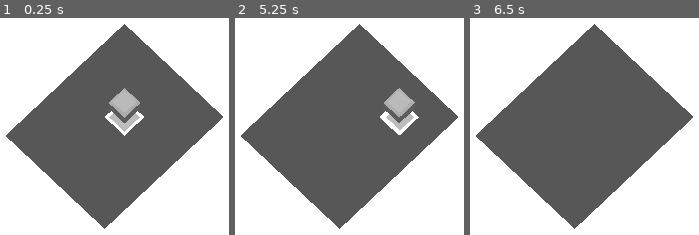
Above: before the commit, frames 1-3 (left to right).
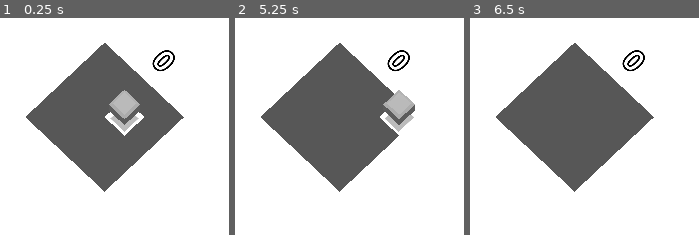
Above: after the commit, the same moments.

Repository: AlnisS/loop-stuff
Game: Godot game, scene res://main.tscn
Two runs of this game, one before a commit and one after it. Both use one fixed random seed, a clock stepped at 60 frames per second and the inputs below.
Inputs (mouse positions are in pixels of both pictures, inside the frame that each line leads up to):
- Up to frame 1 (0.25 s): no input
- Up to frame 2 (5.25 s): tap Enter at 0.5, 2, 3.5 s; move the mouse to (outside the picture) at 0.52 s; click (outside the picture) at 0.6 s; tap Space at 1.25, 2.75, 4.25 s; move the mouse to (outside the picture) at 1.27 s; click (outside the picture) at 1.35 s; move the mouse to (438, 24) at 2.02 s; click (438, 24) at 2.1 s; move the mouse to (319, 213) at 2.77 s; click (319, 213) at 2.85 s; move the mouse to (outside the picture) at 3.52 s; click (outside the picture) at 3.6 s; move the mouse to (outside the picture) at 4.27 s; click (outside the picture) at 4.35 s; move the mouse to (399, 124) at 5.02 s; click (399, 124) at 5.1 s
- Up to frame 3 (6.5 s): move the mouse to (outside the picture) at 5.77 s; click (outside the picture) at 5.85 s

The runs differ from the first frame. In frame 1, 21% of the frame differs, in the area x 2-98%, y 2-98%; in frame 2, 21%; in frame 3, 21%.

Commit message:
Janky level navigation
- Two levels
- Next/back buttons
- Checking for level completion

Diff:
--- a/main.gd
+++ b/main.gd
@@ -8,6 +8,21 @@
 var dloop: Node3D = null
 var is_drawing_loop := false
 var next_color = 1
+var remaining_tiles = -1
+
+var hovered_button = null
+
+@onready var level = $Levels/Level1
+
+
+
+const FOLLOW_SPEED = 4.0
+
+func _process(delta):
+	# https://docs.godotengine.org/en/4.4/tutorials/math/interpolation.html#smoothing-motion
+	var target_pos = level.position
+	var weight = 1 - exp(-FOLLOW_SPEED * delta)
+	$CameraBase.position = $CameraBase.position.lerp(target_pos, weight)
 
 func _physics_process(delta):
 	update_hovered_tile()
@@ -22,8 +37,8 @@
 			dloop.z1 = hovered_tile.position.z
 			dloop.z2 = hovered_tile.position.z
 			dloop.color = 0  # gray
-			dloop.position.y = 0.2
-			$Level/Loops.add_child(dloop)
+			dloop.position = Vector3(0.02, 0.1, 0.02)
+			level.get_node("Loops").add_child(dloop)
 		if !is_drawing_loop:
 			dloop.x1 = hovered_tile.position.x
 			dloop.z1 = hovered_tile.position.z
@@ -31,19 +46,18 @@
 		dloop.z2 = hovered_tile.position.z
 
 	if Input.is_action_just_released("click"):
-		# TODO: does this always clean up properly?
 		is_drawing_loop = false
 		if dloop:
 			if is_dloop_valid():
 				remove_overlapping_loops()
 				advance_next_color()
-				dloop.position.y = 0
+				dloop.position = Vector3.ZERO
 				dloop = null
 			else:
 				dloop.queue_free()
 				dloop = null
 
-	# remove placeholder loop when mouse isn't over a tile
+	# remove placeholder point-loop when mouse isn't over a tile
 	if !hovered_tile and !is_drawing_loop and dloop:
 		dloop.queue_free()
 		dloop = null
@@ -53,9 +67,27 @@
 			dloop.color = next_color
 		else:
 			dloop.color = 0
-	# TODO: check loop validity & color based on whether it is OK
 
 	recalculate_covered_tiles()
+	recalculate_score()
+
+	if Input.is_action_just_pressed("click"):
+		if hovered_button == "Back":
+			level = level.get_parent().get_child(level.get_index() - 1)
+
+	var next_button = null
+	for node in level.get_children():
+		if node.name.begins_with("Next"):
+			next_button = node
+			break
+
+	if remaining_tiles == 0:
+		next_button.show()
+		if Input.is_action_just_pressed("click"):
+			if hovered_button == "Next":
+				level = level.get_parent().get_child(level.get_index() + 1)
+	else:
+		next_button.hide()
 
 func is_dloop_valid() -> bool:
 	if abs(dloop.x1 - dloop.x2) < 0.9:
@@ -67,7 +99,7 @@
 func remove_overlapping_loops():
 	if dloop:
 		var d_points = dloop.get_points()
-		for l in $Level/Loops.get_children():
+		for l in level.get_node("Loops").get_children():
 			if dloop != l:
 				remove_if_overlaps(l, d_points)
 
@@ -85,18 +117,33 @@
 
 func recalculate_covered_tiles():
 	var covered = []
-	for loop in $Level/Loops.get_children():
+	for loop in level.get_node("Loops").get_children():
 		covered.append_array(loop.get_points())
-	for tile in $Level/Tiles.get_children():
+	for tile in level.get_node("Tiles").get_children():
 		tile.covered = false
 		for point in covered:
 			if is_equal_approx(point.x, tile.position.x) and is_equal_approx(point.z, tile.position.z):
 				tile.covered = true
 				break
+	remaining_tiles = 0
+	for tile in level.get_node("Tiles").get_children():
+		if !tile.covered:
+			remaining_tiles += 1
+
+func recalculate_score():
+	var score = 0.0
+	for loop in level.get_node("Loops").get_children():
+		if is_equal_approx(loop.x1, loop.x2) or is_equal_approx(loop.z1, loop.z2):
+			continue
+		var w = round(abs(loop.x1 - loop.x2))
+		var h = round(abs(loop.z1 - loop.z2))
+		var a = (w - 1) * (h - 1)
+		score += a
+	level.get_node("Score").text = str(int(round(score)))
 
 func update_hovered_tile():
 	var space_state = get_world_3d().direct_space_state
-	var cam = $Camera3D
+	var cam = %Camera3D
 	var mousepos = get_viewport().get_mouse_position()
 
 	var origin = cam.project_ray_origin(mousepos)
@@ -104,9 +151,14 @@
 	var query = PhysicsRayQueryParameters3D.create(origin, end)
 
 	var result = space_state.intersect_ray(query)
+	hovered_tile = null
+	hovered_button = null
 	if result:
 		var collider: StaticBody3D = result.collider
-		var tile: Node3D = collider.get_parent()
-		hovered_tile = tile
-	else:
-		hovered_tile = null
+		if collider.collision_layer & 1:
+			var tile: Node3D = collider.get_parent()
+			hovered_tile = tile
+
+		if collider.collision_layer & 2:
+			var label: Label3D = collider.get_parent()
+			hovered_button = label.name
--- a/main.tscn
+++ b/main.tscn
@@ -14,10 +14,16 @@
 [sub_resource type="PlaneMesh" id="PlaneMesh_7dm0k"]
 size = Vector2(32, 32)
 
+[sub_resource type="BoxShape3D" id="BoxShape3D_h2yge"]
+size = Vector3(1.67993, 0.159912, 1.38965)
+
 [node name="Main" type="Node3D" groups=["main"]]
 script = ExtResource("1_h2yge")
 
-[node name="Camera3D" type="Camera3D" parent="."]
+[node name="CameraBase" type="Node3D" parent="."]
+
+[node name="Camera3D" type="Camera3D" parent="CameraBase"]
+unique_name_in_owner = true
 transform = Transform3D(0.707107, -0.664463, 0.241845, 0, 0.34202, 0.939693, -0.707107, -0.664463, 0.241845, 3, 10, 3)
 projection = 1
 size = 16.0
@@ -97,97 +103,257 @@
 x1 = -3.0
 x2 = -4.0
 
-[node name="Level" type="Node3D" parent="."]
-
-[node name="Loops" type="Node3D" parent="Level"]
-
-[node name="Tiles" type="Node3D" parent="Level"]
-
-[node name="Tile1" parent="Level/Tiles" instance=ExtResource("2_0xm2m")]
+[node name="Levels" type="Node3D" parent="."]
+
+[node name="Level1" type="Node3D" parent="Levels"]
+
+[node name="Loops" type="Node3D" parent="Levels/Level1"]
+
+[node name="Tiles" type="Node3D" parent="Levels/Level1"]
+
+[node name="Tile6" parent="Levels/Level1/Tiles" instance=ExtResource("2_0xm2m")]
+transform = Transform3D(1, 0, 0, 0, 1, 0, 0, 0, 1, -2, 0, -1)
+
+[node name="Tile7" parent="Levels/Level1/Tiles" instance=ExtResource("2_0xm2m")]
+transform = Transform3D(1, 0, 0, 0, 1, 0, 0, 0, 1, -1, 0, -1)
+
+[node name="Tile8" parent="Levels/Level1/Tiles" instance=ExtResource("2_0xm2m")]
+transform = Transform3D(1, 0, 0, 0, 1, 0, 0, 0, 1, 0, 0, -1)
+
+[node name="Tile9" parent="Levels/Level1/Tiles" instance=ExtResource("2_0xm2m")]
+transform = Transform3D(1, 0, 0, 0, 1, 0, 0, 0, 1, 1, 0, -1)
+
+[node name="Tile11" parent="Levels/Level1/Tiles" instance=ExtResource("2_0xm2m")]
+transform = Transform3D(1, 0, 0, 0, 1, 0, 0, 0, 1, -2, 0, 0)
+
+[node name="Tile12" parent="Levels/Level1/Tiles" instance=ExtResource("2_0xm2m")]
+transform = Transform3D(1, 0, 0, 0, 1, 0, 0, 0, 1, -1, 0, 0)
+
+[node name="Tile13" parent="Levels/Level1/Tiles" instance=ExtResource("2_0xm2m")]
+
+[node name="Tile14" parent="Levels/Level1/Tiles" instance=ExtResource("2_0xm2m")]
+transform = Transform3D(1, 0, 0, 0, 1, 0, 0, 0, 1, 1, 0, 0)
+
+[node name="Tile16" parent="Levels/Level1/Tiles" instance=ExtResource("2_0xm2m")]
+transform = Transform3D(1, 0, 0, 0, 1, 0, 0, 0, 1, -2, 0, 1)
+
+[node name="Tile17" parent="Levels/Level1/Tiles" instance=ExtResource("2_0xm2m")]
+transform = Transform3D(1, 0, 0, 0, 1, 0, 0, 0, 1, -1, 0, 1)
+
+[node name="Tile18" parent="Levels/Level1/Tiles" instance=ExtResource("2_0xm2m")]
+transform = Transform3D(1, 0, 0, 0, 1, 0, 0, 0, 1, 0, 0, 1)
+
+[node name="Tile19" parent="Levels/Level1/Tiles" instance=ExtResource("2_0xm2m")]
+transform = Transform3D(1, 0, 0, 0, 1, 0, 0, 0, 1, 1, 0, 1)
+
+[node name="Tile21" parent="Levels/Level1/Tiles" instance=ExtResource("2_0xm2m")]
+transform = Transform3D(1, 0, 0, 0, 1, 0, 0, 0, 1, -2, 0, 2)
+
+[node name="Tile22" parent="Levels/Level1/Tiles" instance=ExtResource("2_0xm2m")]
+transform = Transform3D(1, 0, 0, 0, 1, 0, 0, 0, 1, -1, 0, 2)
+
+[node name="Tile23" parent="Levels/Level1/Tiles" instance=ExtResource("2_0xm2m")]
+transform = Transform3D(1, 0, 0, 0, 1, 0, 0, 0, 1, 0, 0, 2)
+
+[node name="Tile24" parent="Levels/Level1/Tiles" instance=ExtResource("2_0xm2m")]
+transform = Transform3D(1, 0, 0, 0, 1, 0, 0, 0, 1, 1, 0, 2)
+
+[node name="Tile31" parent="Levels/Level1/Tiles" instance=ExtResource("2_0xm2m")]
+transform = Transform3D(1, 0, 0, 0, 1, 0, 0, 0, 1, -2, 0, 2)
+
+[node name="Tile32" parent="Levels/Level1/Tiles" instance=ExtResource("2_0xm2m")]
+transform = Transform3D(1, 0, 0, 0, 1, 0, 0, 0, 1, -1, 0, 2)
+
+[node name="Tile33" parent="Levels/Level1/Tiles" instance=ExtResource("2_0xm2m")]
+transform = Transform3D(1, 0, 0, 0, 1, 0, 0, 0, 1, 0, 0, 2)
+
+[node name="Tile34" parent="Levels/Level1/Tiles" instance=ExtResource("2_0xm2m")]
+transform = Transform3D(1, 0, 0, 0, 1, 0, 0, 0, 1, 1, 0, 2)
+
+[node name="Score" type="Label3D" parent="Levels/Level1"]
+transform = Transform3D(1, 0, 0, 0, -4.37114e-08, 1, 0, -1, -4.37114e-08, -0.5, -0.9, -2.5)
+pixel_size = 0.008
+text = "0"
+font_size = 128
+outline_size = 32
+
+[node name="Next" type="Label3D" parent="Levels/Level1"]
+transform = Transform3D(1, 0, 0, 0, -4.37114e-08, 1, 0, -1, -4.37114e-08, 3, -0.9, 0)
+pixel_size = 0.01
+text = "»"
+font_size = 256
+outline_size = 32
+
+[node name="StaticBody3D" type="StaticBody3D" parent="Levels/Level1/Next"]
+transform = Transform3D(1, 0, 0, 0, -4.37114e-08, -1, 0, 1, -4.37114e-08, 0, 0, 0)
+collision_layer = 2
+collision_mask = 2
+
+[node name="CollisionShape3D" type="CollisionShape3D" parent="Levels/Level1/Next/StaticBody3D"]
+transform = Transform3D(1, 0, 0, 0, 1, 0, 0, 0, 1, 0, 0, 0.318359)
+shape = SubResource("BoxShape3D_h2yge")
+
+[node name="Level2" type="Node3D" parent="Levels"]
+transform = Transform3D(1, 0, 0, 0, 1, 0, 0, 0, 1, 25, 0, 0)
+
+[node name="Loops" type="Node3D" parent="Levels/Level2"]
+
+[node name="Tiles" type="Node3D" parent="Levels/Level2"]
+
+[node name="Tile1" parent="Levels/Level2/Tiles" instance=ExtResource("2_0xm2m")]
 transform = Transform3D(1, 0, 0, 0, 1, 0, 0, 0, 1, -2, 0, -2)
 
-[node name="Tile2" parent="Level/Tiles" instance=ExtResource("2_0xm2m")]
+[node name="Tile2" parent="Levels/Level2/Tiles" instance=ExtResource("2_0xm2m")]
 transform = Transform3D(1, 0, 0, 0, 1, 0, 0, 0, 1, -1, 0, -2)
 
-[node name="Tile3" parent="Level/Tiles" instance=ExtResource("2_0xm2m")]
+[node name="Tile3" parent="Levels/Level2/Tiles" instance=ExtResource("2_0xm2m")]
 transform = Transform3D(1, 0, 0, 0, 1, 0, 0, 0, 1, 0, 0, -2)
 
-[node name="Tile4" parent="Level/Tiles" instance=ExtResource("2_0xm2m")]
+[node name="Tile4" parent="Levels/Level2/Tiles" instance=ExtResource("2_0xm2m")]
 transform = Transform3D(1, 0, 0, 0, 1, 0, 0, 0, 1, 1, 0, -2)
 
-[node name="Tile5" parent="Level/Tiles" instance=ExtResource("2_0xm2m")]
+[node name="Tile5" parent="Levels/Level2/Tiles" instance=ExtResource("2_0xm2m")]
 transform = Transform3D(1, 0, 0, 0, 1, 0, 0, 0, 1, 2, 0, -2)
 
-[node name="Tile6" parent="Level/Tiles" instance=ExtResource("2_0xm2m")]
+[node name="Tile6" parent="Levels/Level2/Tiles" instance=ExtResource("2_0xm2m")]
 transform = Transform3D(1, 0, 0, 0, 1, 0, 0, 0, 1, -2, 0, -1)
 
-[node name="Tile7" parent="Level/Tiles" instance=ExtResource("2_0xm2m")]
+[node name="Tile7" parent="Levels/Level2/Tiles" instance=ExtResource("2_0xm2m")]
 transform = Transform3D(1, 0, 0, 0, 1, 0, 0, 0, 1, -1, 0, -1)
 
-[node name="Tile8" parent="Level/Tiles" instance=ExtResource("2_0xm2m")]
+[node name="Tile8" parent="Levels/Level2/Tiles" instance=ExtResource("2_0xm2m")]
 transform = Transform3D(1, 0, 0, 0, 1, 0, 0, 0, 1, 0, 0, -1)
 
-[node name="Tile9" parent="Level/Tiles" instance=ExtResource("2_0xm2m")]
+[node name="Tile9" parent="Levels/Level2/Tiles" instance=ExtResource("2_0xm2m")]
 transform = Transform3D(1, 0, 0, 0, 1, 0, 0, 0, 1, 1, 0, -1)
 
-[node name="Tile10" parent="Level/Tiles" instance=ExtResource("2_0xm2m")]
+[node name="Tile10" parent="Levels/Level2/Tiles" instance=ExtResource("2_0xm2m")]
 transform = Transform3D(1, 0, 0, 0, 1, 0, 0, 0, 1, 2, 0, -1)
 
-[node name="Tile11" parent="Level/Tiles" instance=ExtResource("2_0xm2m")]
+[node name="Tile11" parent="Levels/Level2/Tiles" instance=ExtResource("2_0xm2m")]
 transform = Transform3D(1, 0, 0, 0, 1, 0, 0, 0, 1, -2, 0, 0)
 
-[node name="Tile12" parent="Level/Tiles" instance=ExtResource("2_0xm2m")]
+[node name="Tile12" parent="Levels/Level2/Tiles" instance=ExtResource("2_0xm2m")]
 transform = Transform3D(1, 0, 0, 0, 1, 0, 0, 0, 1, -1, 0, 0)
 
-[node name="Tile13" parent="Level/Tiles" instance=ExtResource("2_0xm2m")]
-
-[node name="Tile14" parent="Level/Tiles" instance=ExtResource("2_0xm2m")]
+[node name="Tile13" parent="Levels/Level2/Tiles" instance=ExtResource("2_0xm2m")]
+
+[node name="Tile14" parent="Levels/Level2/Tiles" instance=ExtResource("2_0xm2m")]
 transform = Transform3D(1, 0, 0, 0, 1, 0, 0, 0, 1, 1, 0, 0)
 
-[node name="Tile15" parent="Level/Tiles" instance=ExtResource("2_0xm2m")]
+[node name="Tile15" parent="Levels/Level2/Tiles" instance=ExtResource("2_0xm2m")]
 transform = Transform3D(1, 0, 0, 0, 1, 0, 0, 0, 1, 2, 0, 0)
 
-[node name="Tile16" parent="Level/Tiles" instance=ExtResource("2_0xm2m")]
+[node name="Tile16" parent="Levels/Level2/Tiles" instance=ExtResource("2_0xm2m")]
 transform = Transform3D(1, 0, 0, 0, 1, 0, 0, 0, 1, -2, 0, 1)
 
-[node name="Tile17" parent="Level/Tiles" instance=ExtResource("2_0xm2m")]
+[node name="Tile17" parent="Levels/Level2/Tiles" instance=ExtResource("2_0xm2m")]
 transform = Transform3D(1, 0, 0, 0, 1, 0, 0, 0, 1, -1, 0, 1)
 
-[node name="Tile18" parent="Level/Tiles" instance=ExtResource("2_0xm2m")]
+[node name="Tile18" parent="Levels/Level2/Tiles" instance=ExtResource("2_0xm2m")]
 transform = Transform3D(1, 0, 0, 0, 1, 0, 0, 0, 1, 0, 0, 1)
 
-[node name="Tile19" parent="Level/Tiles" instance=ExtResource("2_0xm2m")]
+[node name="Tile19" parent="Levels/Level2/Tiles" instance=ExtResource("2_0xm2m")]
 transform = Transform3D(1, 0, 0, 0, 1, 0, 0, 0, 1, 1, 0, 1)
 
-[node name="Tile20" parent="Level/Tiles" instance=ExtResource("2_0xm2m")]
+[node name="Tile20" parent="Levels/Level2/Tiles" instance=ExtResource("2_0xm2m")]
 transform = Transform3D(1, 0, 0, 0, 1, 0, 0, 0, 1, 2, 0, 1)
 
-[node name="Tile21" parent="Level/Tiles" instance=ExtResource("2_0xm2m")]
+[node name="Tile21" parent="Levels/Level2/Tiles" instance=ExtResource("2_0xm2m")]
 transform = Transform3D(1, 0, 0, 0, 1, 0, 0, 0, 1, -2, 0, 2)
 
-[node name="Tile22" parent="Level/Tiles" instance=ExtResource("2_0xm2m")]
+[node name="Tile22" parent="Levels/Level2/Tiles" instance=ExtResource("2_0xm2m")]
 transform = Transform3D(1, 0, 0, 0, 1, 0, 0, 0, 1, -1, 0, 2)
 
-[node name="Tile23" parent="Level/Tiles" instance=ExtResource("2_0xm2m")]
+[node name="Tile23" parent="Levels/Level2/Tiles" instance=ExtResource("2_0xm2m")]
 transform = Transform3D(1, 0, 0, 0, 1, 0, 0, 0, 1, 0, 0, 2)
 
-[node name="Tile24" parent="Level/Tiles" instance=ExtResource("2_0xm2m")]
+[node name="Tile24" parent="Levels/Level2/Tiles" instance=ExtResource("2_0xm2m")]
 transform = Transform3D(1, 0, 0, 0, 1, 0, 0, 0, 1, 1, 0, 2)
 
-[node name="Tile25" parent="Level/Tiles" instance=ExtResource("2_0xm2m")]
+[node name="Tile25" parent="Levels/Level2/Tiles" instance=ExtResource("2_0xm2m")]
 transform = Transform3D(1, 0, 0, 0, 1, 0, 0, 0, 1, 2, 0, 2)
 
-[node name="Tile26" parent="Level/Tiles" instance=ExtResource("2_0xm2m")]
+[node name="Tile26" parent="Levels/Level2/Tiles" instance=ExtResource("2_0xm2m")]
 transform = Transform3D(1, 0, 0, 0, 1, 0, 0, 0, 1, -2, 0, 3)
 
-[node name="Tile27" parent="Level/Tiles" instance=ExtResource("2_0xm2m")]
+[node name="Tile27" parent="Levels/Level2/Tiles" instance=ExtResource("2_0xm2m")]
 transform = Transform3D(1, 0, 0, 0, 1, 0, 0, 0, 1, -1, 0, 3)
 
-[node name="Tile28" parent="Level/Tiles" instance=ExtResource("2_0xm2m")]
+[node name="Tile28" parent="Levels/Level2/Tiles" instance=ExtResource("2_0xm2m")]
 transform = Transform3D(1, 0, 0, 0, 1, 0, 0, 0, 1, 0, 0, 3)
 
-[node name="Tile29" parent="Level/Tiles" instance=ExtResource("2_0xm2m")]
+[node name="Tile29" parent="Levels/Level2/Tiles" instance=ExtResource("2_0xm2m")]
 transform = Transform3D(1, 0, 0, 0, 1, 0, 0, 0, 1, 1, 0, 3)
 
-[node name="Tile30" parent="Level/Tiles" instance=ExtResource("2_0xm2m")]
+[node name="Tile30" parent="Levels/Level2/Tiles" instance=ExtResource("2_0xm2m")]
 transform = Transform3D(1, 0, 0, 0, 1, 0, 0, 0, 1, 2, 0, 3)
+
+[node name="Tile31" parent="Levels/Level2/Tiles" instance=ExtResource("2_0xm2m")]
+transform = Transform3D(1, 0, 0, 0, 1, 0, 0, 0, 1, -2, 0, 2)
+
+[node name="Tile32" parent="Levels/Level2/Tiles" instance=ExtResource("2_0xm2m")]
+transform = Transform3D(1, 0, 0, 0, 1, 0, 0, 0, 1, -1, 0, 2)
+
+[node name="Tile33" parent="Levels/Level2/Tiles" instance=ExtResource("2_0xm2m")]
+transform = Transform3D(1, 0, 0, 0, 1, 0, 0, 0, 1, 0, 0, 2)
+
+[node name="Tile34" parent="Levels/Level2/Tiles" instance=ExtResource("2_0xm2m")]
+transform = Transform3D(1, 0, 0, 0, 1, 0, 0, 0, 1, 1, 0, 2)
+
+[node name="Tile35" parent="Levels/Level2/Tiles" instance=ExtResource("2_0xm2m")]
+transform = Transform3D(1, 0, 0, 0, 1, 0, 0, 0, 1, 2, 0, 2)
+
+[node name="Tile36" parent="Levels/Level2/Tiles" instance=ExtResource("2_0xm2m")]
+transform = Transform3D(1, 0, 0, 0, 1, 0, 0, 0, 1, -2, 0, 3)
+
+[node name="Tile37" parent="Levels/Level2/Tiles" instance=ExtResource("2_0xm2m")]
+transform = Transform3D(1, 0, 0, 0, 1, 0, 0, 0, 1, -1, 0, 3)
+
+[node name="Tile38" parent="Levels/Level2/Tiles" instance=ExtResource("2_0xm2m")]
+transform = Transform3D(1, 0, 0, 0, 1, 0, 0, 0, 1, 0, 0, 3)
+
+[node name="Tile39" parent="Levels/Level2/Tiles" instance=ExtResource("2_0xm2m")]
+transform = Transform3D(1, 0, 0, 0, 1, 0, 0, 0, 1, 1, 0, 3)
+
+[node name="Tile40" parent="Levels/Level2/Tiles" instance=ExtResource("2_0xm2m")]
+transform = Transform3D(1, 0, 0, 0, 1, 0, 0, 0, 1, 2, 0, 3)
+
+[node name="Score" type="Label3D" parent="Levels/Level2"]
+transform = Transform3D(1, 0, 0, 0, -4.37114e-08, 1, 0, -1, -4.37114e-08, 0, -0.9, -3.5)
+pixel_size = 0.008
+text = "0"
+font_size = 128
+outline_size = 32
+
+[node name="Back" type="Label3D" parent="Levels/Level2"]
+transform = Transform3D(1, 0, 0, 0, -4.37114e-08, 1, 0, -1, -4.37114e-08, -4, -0.9, 0)
+pixel_size = 0.01
+text = "«"
+font_size = 256
+outline_size = 32
+
+[node name="StaticBody3D" type="StaticBody3D" parent="Levels/Level2/Back"]
+transform = Transform3D(1, 0, 0, 0, -4.37114e-08, -1, 0, 1, -4.37114e-08, 0, 0, 0)
+collision_layer = 2
+collision_mask = 2
+
+[node name="CollisionShape3D" type="CollisionShape3D" parent="Levels/Level2/Back/StaticBody3D"]
+transform = Transform3D(1, 0, 0, 0, 1, 0, 0, 0, 1, 0, 0, 0.318359)
+shape = SubResource("BoxShape3D_h2yge")
+
+[node name="Next" type="Label3D" parent="Levels/Level2"]
+transform = Transform3D(1, 0, 0, 0, -4.37114e-08, 1, 0, -1, -4.37114e-08, 4, -0.9, 0)
+pixel_size = 0.01
+text = "»"
+font_size = 256
+outline_size = 32
+
+[node name="StaticBody3D" type="StaticBody3D" parent="Levels/Level2/Next"]
+transform = Transform3D(1, 0, 0, 0, -4.37114e-08, -1, 0, 1, -4.37114e-08, 0, 0, 0)
+collision_layer = 2
+collision_mask = 2
+
+[node name="CollisionShape3D" type="CollisionShape3D" parent="Levels/Level2/Next/StaticBody3D"]
+transform = Transform3D(1, 0, 0, 0, 1, 0, 0, 0, 1, 0, 0, 0.318359)
+shape = SubResource("BoxShape3D_h2yge")
--- a/things/loop/loop.gd
+++ b/things/loop/loop.gd
@@ -58,13 +58,9 @@
 
 
 func _ready() -> void:
-	#pass
 	rebuild()
 	recolor()
 
-#func _process(_delta: float) -> void:
-	#rebuild()
-	#recolor()
 
 func rebuild():
 	if not is_inside_tree():
@@ -147,15 +143,15 @@
 		LoopColor.GRAY:
 			c = Color(0.5, 0.5, 0.5)
 		LoopColor.BLUE:
-			c = Color(0, 0, .7)
+			c = Color(0, 0, .6)
 		LoopColor.GREEN:
-			c = Color(0, .7, 0)
+			c = Color(0, .6, 0)
 		LoopColor.RED:
-			c = Color(.7, 0, 0)
+			c = Color(.6, 0, 0)
 		LoopColor.CYAN:
-			c = Color(0, .7, .7)
+			c = Color(0, .6, .6)
 		LoopColor.YELLOW:
-			c = Color(.7, .7, 0)
+			c = Color(.6, .6, 0)
 		LoopColor.MAGENTA:
 			c = Color(.7, 0, .7)
 		LoopColor.TURQUOISE:
Not shown: 1 places in main.tscn that only renumber resources
